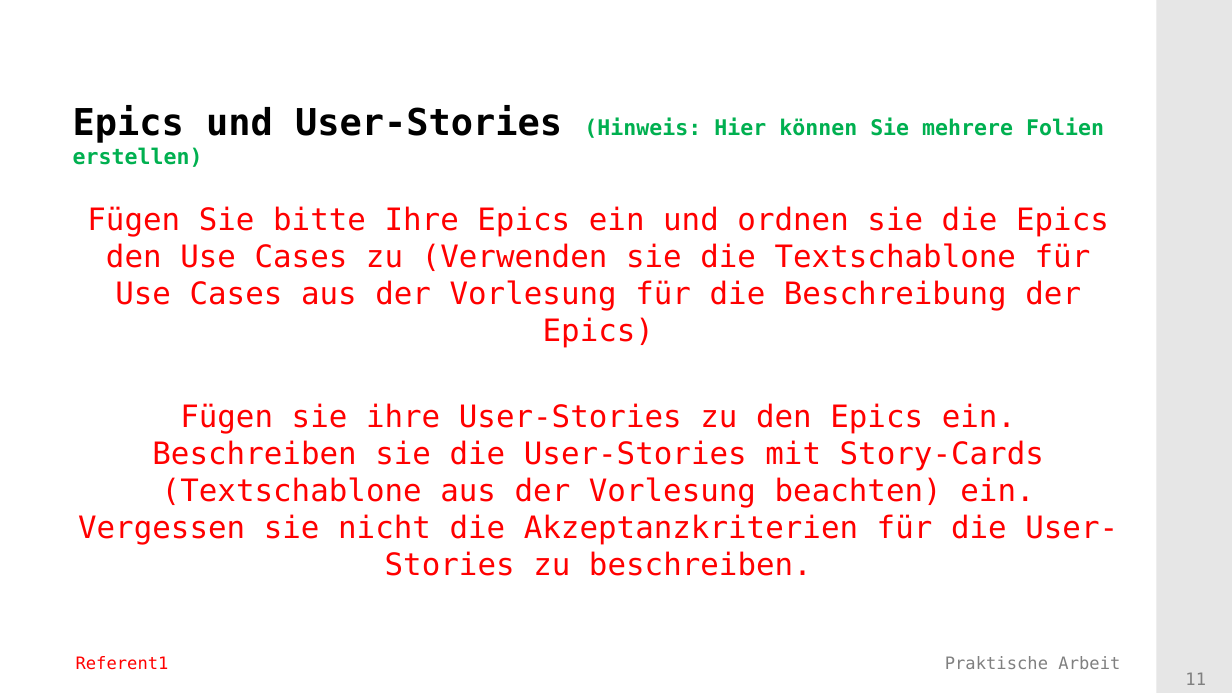
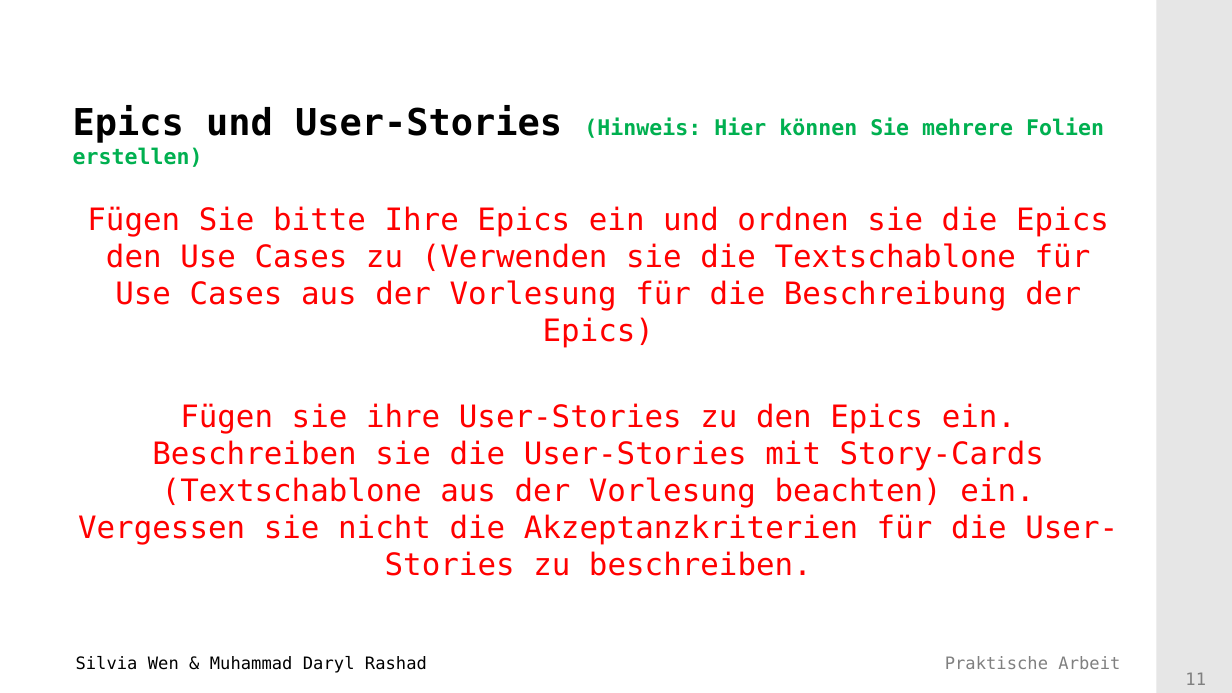
Before and after one commit to Mufasaxi/SimpleBank, a slide deck: slide 11 of Vorlage_Praesentation_2022_Subgroup_2_4_OOA.pptx. Drawn at 1232x693 pixels with LibreOffice and Linux fonts; fonts in the diff are those of the drawing; background and template pictures are left out. Boxes give left, top, right and bottom in pixels: in the first picture for what was removed or moved away, otherwise in the second. Text is boxed around its words. In the diff, an @@ line names an element or a change of style, - is before the commit and + after.

```diff
--- a/Vorlage_Praesentation_2022_Subgroup_2_4_OOA.pptx
+++ b/Vorlage_Praesentation_2022_Subgroup_2_4_OOA.pptx
@@ text at (76,656,427,673): text changed; text colour #FF0000 to #000000 @@
-Referent1
+Silvia Wen & Muhammad Daryl Rashad
```
Also in this commit, not shown: 11 other slides changed, 2 slides added, 3 other files.
